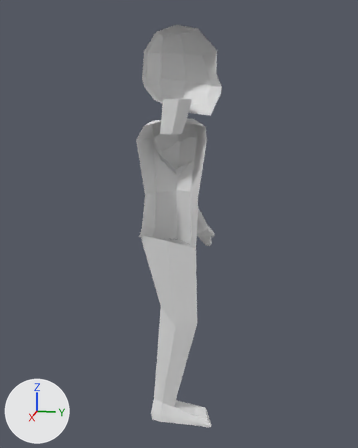
One commit to the glTF model assets/enemies/bad-guy1.glb: the scene before it, then after it.
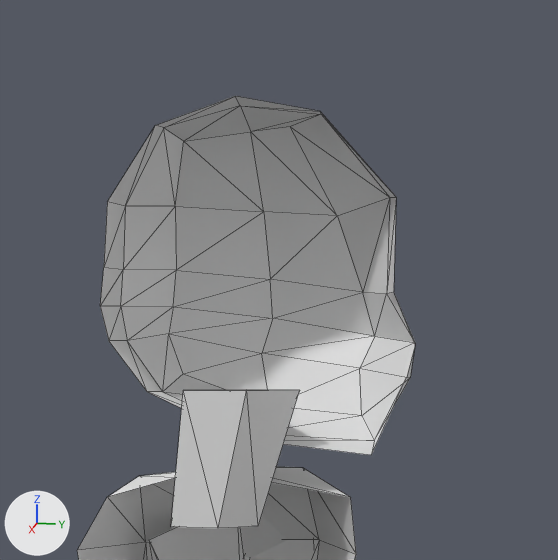
There are two pictures of each version: one whole from a 50 mm lens placed at (8.6, 1.87, 2.86), pointed at (-0.99, -0.05, 0.46), one close up on the part from 33% to 72% of the width and 0% to 32% of the height. The axes (+X, +Y, +Z) are drawn at lower left. The lights are the same throughout. The close-ups show mesh edges as thin lines. Where no turn or scale is listed for an object, it has been applied to the vertices. Vertices at the same position are counted once.
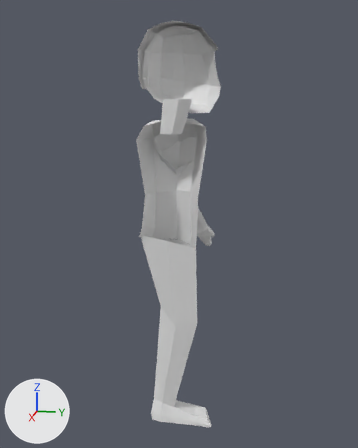
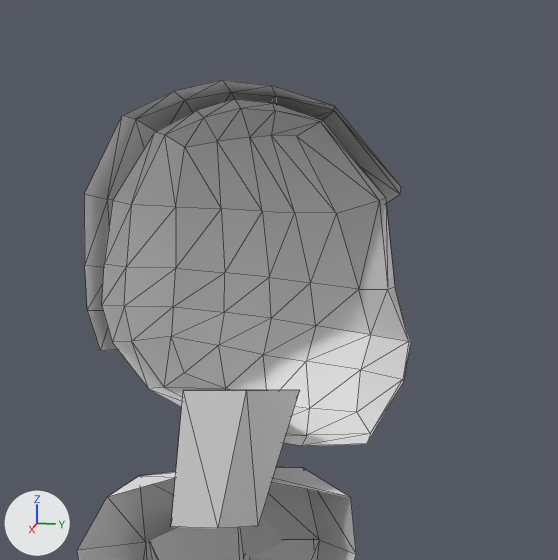
Commit message: Added hair

Pixel boxes [x1, y1, x2, y2] of what changed, in the close-ups (558 x 560 px):
'Cube.001', reshaped
    before: [100, 96, 415, 455]
    after: [102, 99, 411, 446]
'Cube.002', added
    after: [84, 80, 401, 351]

Patch to the scene script:
```diff
--- a/assets/enemies/bad-guy1.glb.py
+++ b/assets/enemies/bad-guy1.glb.py
@@ me_cube_002 @@
 # used by ob_cube_001; location = (0.0, 0.0, 3.362)
-me_cube_002.from_pydata(...)  # 46 vertices, 76 faces; spans x -0.636..0.0, y -0.501..0.879, z -0.728..0.742
+me_cube_002.from_pydata(...)  # 66 vertices, 112 faces; spans x -0.622..0.0, y -0.493..0.861, z -0.689..0.731
+# me_cube_002 part 1: the whole mesh is rebuilt
@@ me_cube_003 @@
+me_cube_003.from_pydata(...)  # 40 vertices, 58 faces; spans x -0.716..0.0, y -0.566..0.808, z -0.336..0.807
@@ ob_cube_002 @@
+ob_cube_002 = bpy.data.objects.new('Cube.002', me_cube_003)
+ob_cube_002.location = (0.0, 0.0, 3.362)
```
